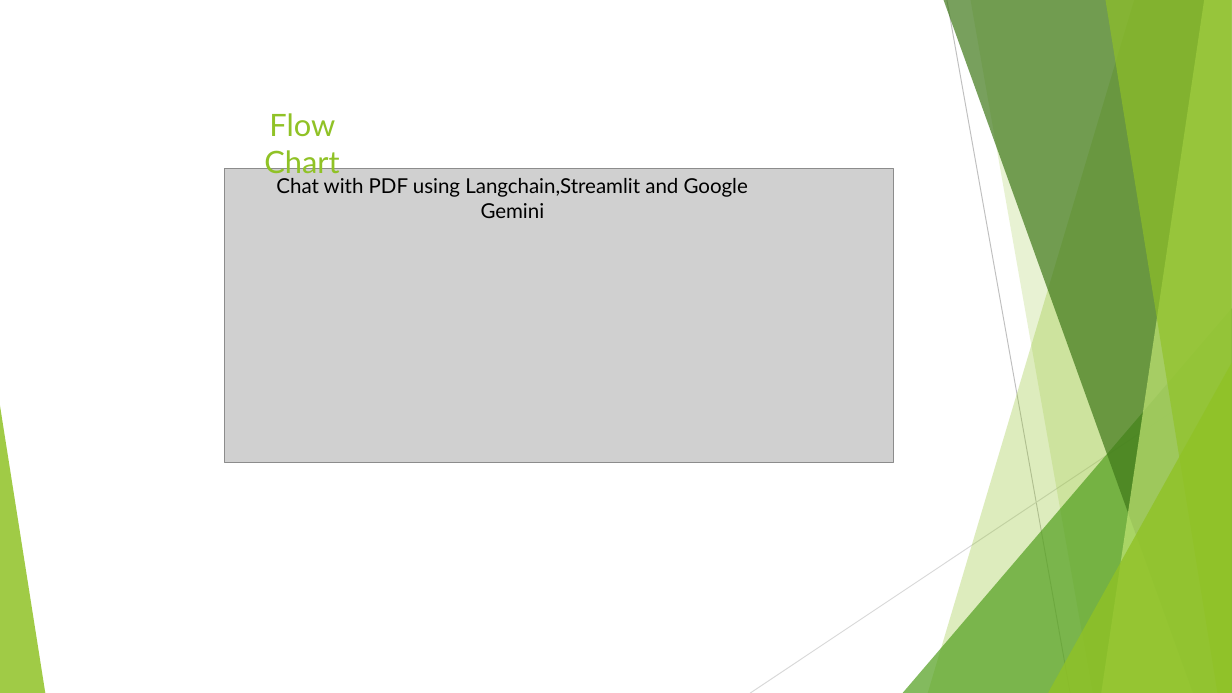
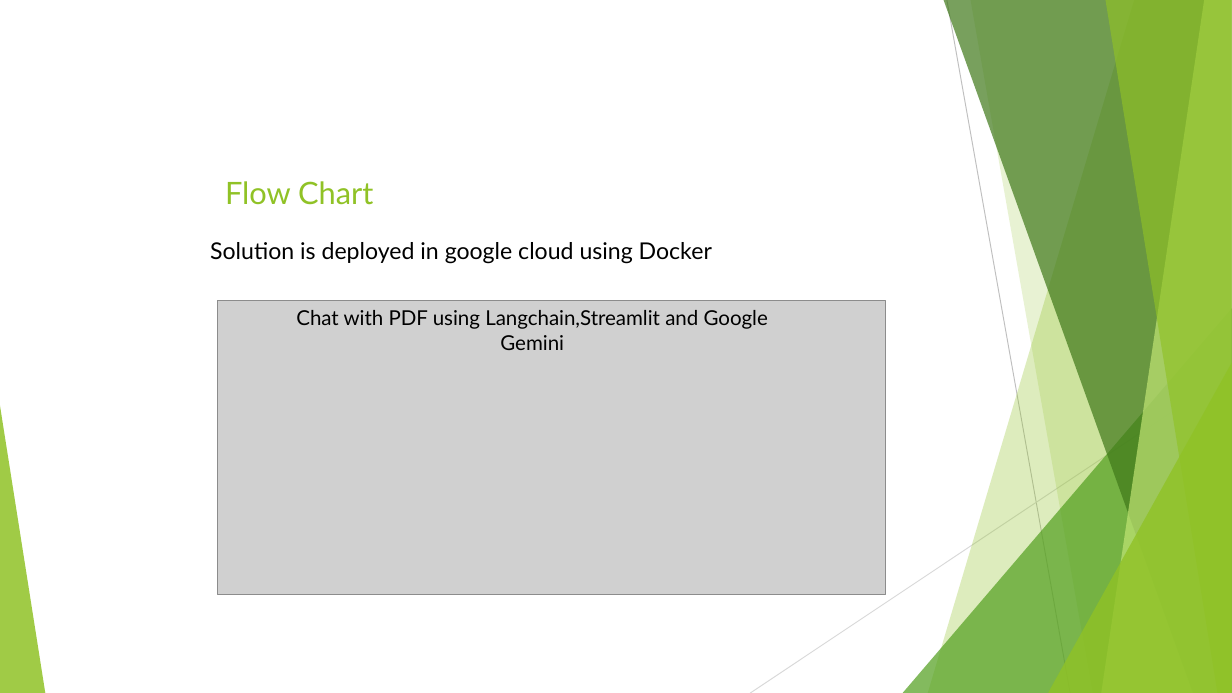
Before and after one commit to hellocloud-team/ragbasedchat, a slide deck: slide 3 of chat_bot_hackathon.pptx. Drawn at 1232x693 pixels with LibreOffice and Linux fonts; fonts in the diff are those of the drawing; grey boxes stand for pictures. Boxes give left, top, right and bottom in pixels: in the first picture for what was removed or moved away, otherwise in the second. Text is boxed around its words. In the diff, an @@ line names an element or a change of style, - is before the commit and + after.

```diff
--- a/chat_bot_hackathon.pptx
+++ b/chat_bot_hackathon.pptx
@@ text "Flow Chart" rewrapped from [264,113,339,179] to [225,181,373,205] @@
@@ text added at [210,242,712,264], 18 pt, text #000000 @@
+Solution is deployed in google cloud using Docker
@@ picture: place and size @@
-picture at [225,168,893,462]
+picture at [218,300,886,594]
@@ text "Chat with PDF using Langchain,Streamlit ...": place and size @@
-text "Chat with PDF using Langchain,Streamlit ..." at [276,178,748,218]
+text "Chat with PDF using Langchain,Streamlit ..." at [296,310,768,350]
```
